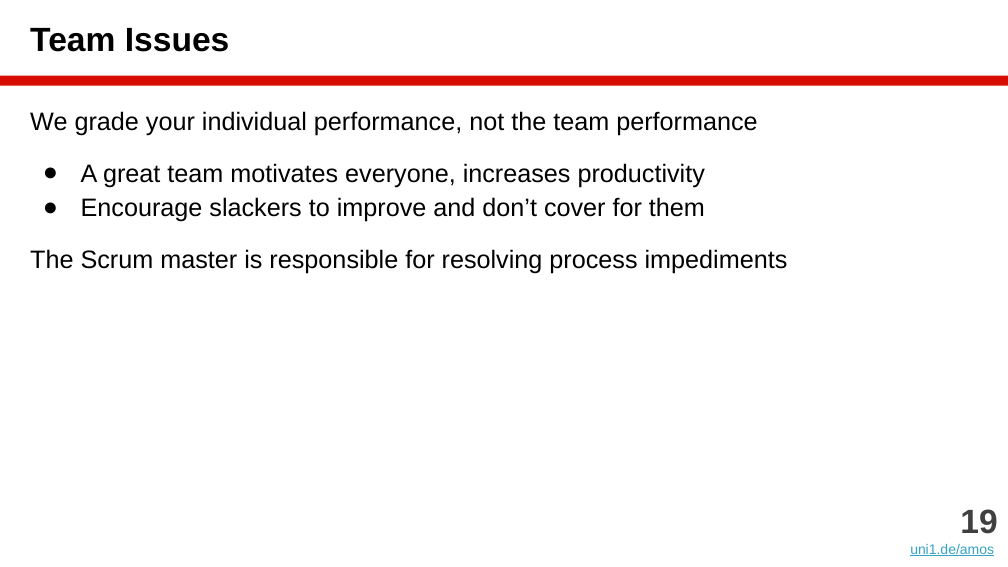
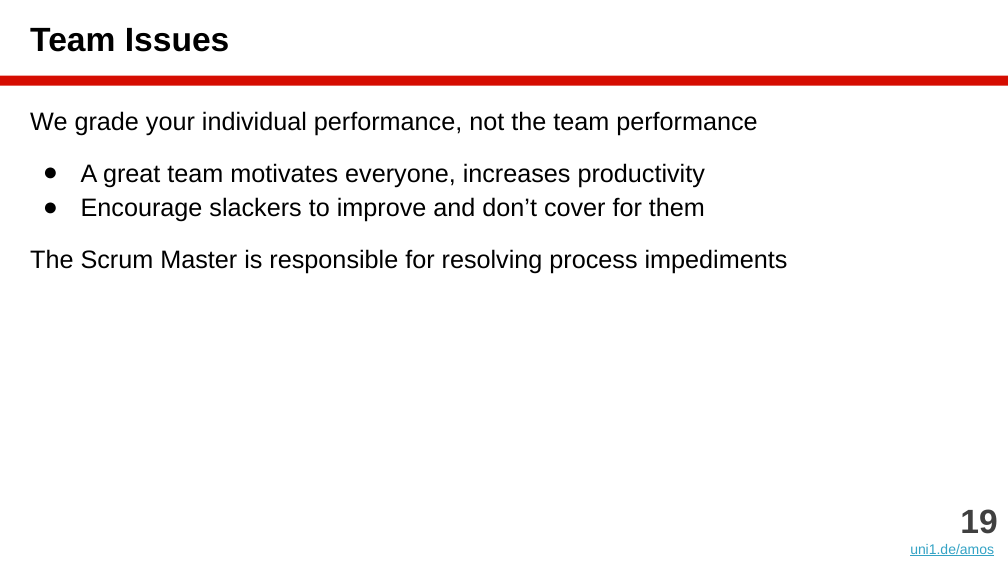
Before and after one commit to dirkriehle/amos-course, a slide deck: slide 19 of Lecture slides/AMOS A01 - Introduction.pptx. Drawn at 1008x567 pixels with LibreOffice and Linux fonts; fonts in the diff are those of the drawing. Boxes give left, top, right and bottom in pixels: in the first picture for what was removed or moved away, otherwise in the second. Text is boxed around its words. In the diff, an @@ line names an element or a change of style, - is before the commit and + after.

```diff
--- a/Lecture slides/AMOS A01 - Introduction.pptx
+++ b/Lecture slides/AMOS A01 - Introduction.pptx
@@ text at <box>30,249,788,274</box>: text changed @@
-The Scrum master is responsible for resolving process impediments
+The Scrum Master is responsible for resolving process impediments
```
Also in this commit, not shown: 9 other slides changed, 15 other files.
